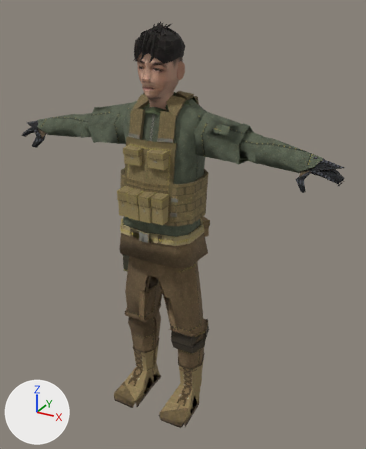
Before and after pictures for a commit that changed the glTF model material/producao/personagens/entrada/exports/entrada_militar.glb.
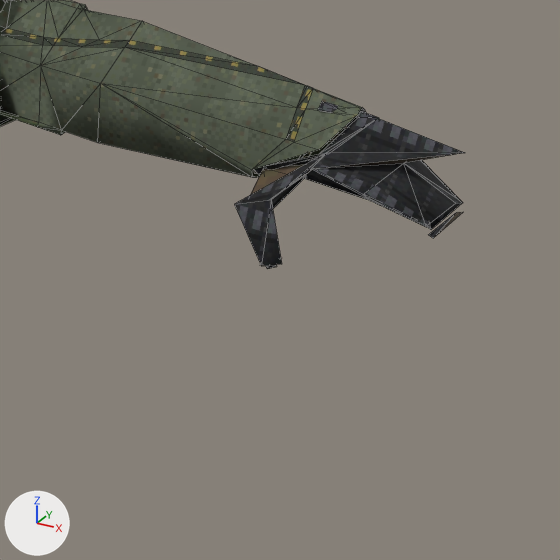
The first picture shows the older version from a 50 mm lens placed at (1.26, -2.09, 2.17), pointed at (0.08, 0.06, 1.09). The close-ups show the older and then the newer version on the part from 67% to 100% of the width and 30% to 57% of the height of that picture. Only the edits that show in the close-ups are written down. Every picture has the same lights, and +X, +Y and +Z are marked at lower left. The close-ups show mesh edges as thin lines. Where no turn or scale is listed for an object, it has been applied to the vertices. Vertices at exactly the same position are counted once.

Objects in the first close-up: 'camisa', 'luva'.
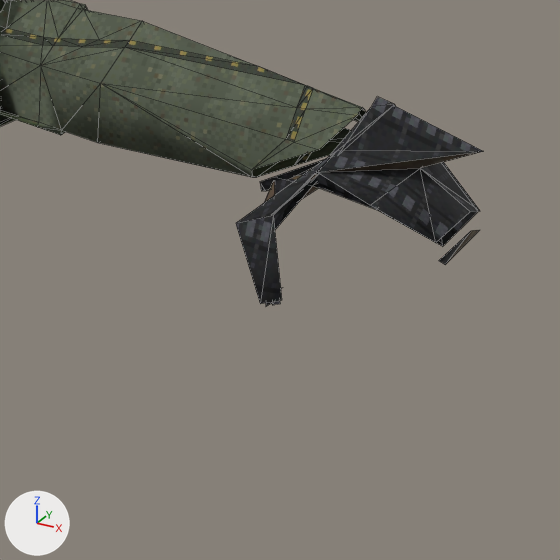
What differs and where, as boxes (x1, y1, x2, y2) in the close-ups (560 x 560 px; the box of a moved part takes in the faces that stretch with it):
'luva', reshaped (7% wider, 24% taller): before (234, 101, 464, 269); after (236, 97, 483, 306)
part 1 of me_luva, moved or reshaped: before (234, 118, 464, 266); after (236, 105, 483, 304)
part 2 of me_luva, moved or reshaped: before (250, 159, 462, 269); after (264, 171, 478, 305)
part 3 of me_luva, moved or reshaped: before (270, 170, 429, 267); after (266, 174, 440, 306)
part 4 of me_luva, rebuilt (9% wider, 28% taller): before (254, 101, 378, 174); after (260, 97, 395, 191)
part 5 of me_luva, deleted: before (429, 212, 463, 238)
part 6 of me_luva, added: after (439, 230, 480, 265)

The change, as a list of edits to the scene's bpy script:
```text
Change me_luva:
    used by ob_luva; location = (0.0, 0.0, 0.0)
    remove me_luva.from_pydata(...)  # 140 vertices, 126 faces; spans x -0.88..0.88, y -0.12..0.04, z 1.44..1.58
    add me_luva.from_pydata(...)  # 128 vertices, 110 faces; spans x -0.9..0.9, y -0.16..0.06, z 1.41..1.59
    me_luva part 1: the loose piece of 16 vertices spanning x 0.7..0.88, y -0.12..0.04, z 1.45..1.57 is scaled about its middle by (1.02, 1.32, 1.28), then moved by (0.01, -0.01, 0.0)
    me_luva part 2: the loose piece of 15 vertices spanning x 0.7..0.88, y -0.12..0.04, z 1.44..1.53 is scaled about its middle by (0.993, 1.28, 1.25), then moved by (0.01, -0.01, -0.01)
    me_luva part 3: the loose piece of 10 vertices spanning x 0.73..0.87, y -0.12..-0.04, z 1.44..1.53 is scaled about its middle by (1.04, 1.35, 1.34), then moved by (0.01, -0.02, -0.01)
    me_luva part 4: the loose piece of 21 vertices spanning x 0.7..0.8, y -0.05..0.04, z 1.51..1.58 is rebuilt with 15 vertices and now spans x 0.71..0.82, y -0.07..0.05, z 1.49..1.59
    me_luva part 5: the loose piece of 4 vertices spanning x 0.87..0.88, y -0.08..0.02, z 1.47..1.5 is deleted
    me_luva part 6: 4 vertices added at x 0.89..0.9, y -0.1..0.02, z 1.45..1.48
    other edits to the shape of me_luva do not show in these pictures
```
